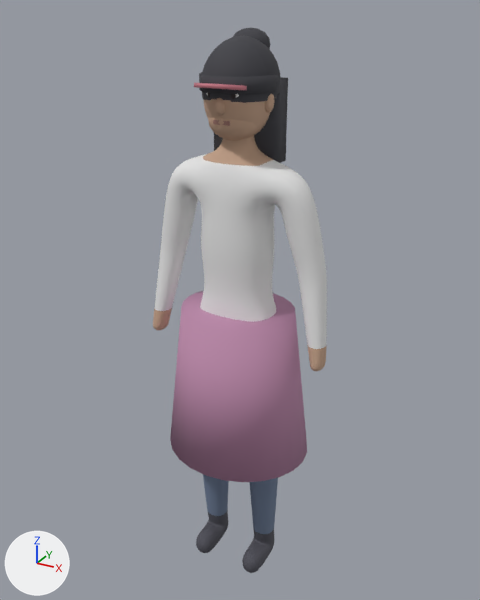
Before and after pictures for a commit that changed the glTF model assets/models/characters/person.glb.
Camera for both pictures: a camera (50 mm lens) standing at (0.956, -1.725, 1.9) and looking at (-0.014, 0.039, 1.019). Lighting does not change. The marker at lower left points along +X, +Y and +Z. The older version comes first.

The first picture shows 'Body', 'Hair_beanie', 'Hair_doek', 'Hair_long', 'Head', 'Skirt' and 2 more.
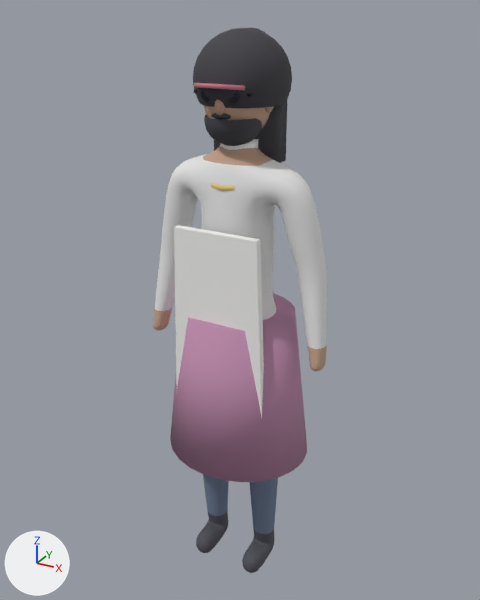
Patch to the scene script:
```diff
--- a/assets/models/characters/person.glb.py
+++ b/assets/models/characters/person.glb.py
@@ mat_acc_lens @@
+mat_acc_lens = principled_material('acc_lens')
+mat_acc_lens.base_color = (0.02, 0.02, 0.03)  # dark grey #272730
+mat_acc_lens.roughness = 0.85
@@ mat_acc_frame @@
+mat_acc_frame = principled_material('acc_frame')
+mat_acc_frame.base_color = (0.03, 0.03, 0.035)  # dark grey #303035
+mat_acc_frame.roughness = 0.85
@@ mat_acc_white @@
+mat_acc_white = principled_material('acc_white')
+mat_acc_white.base_color = (0.95, 0.95, 0.93)  # white #f9f9f7
+mat_acc_white.roughness = 0.85
@@ mat_acc_gold @@
+mat_acc_gold = principled_material('acc_gold')
+mat_acc_gold.base_color = (0.8, 0.6, 0.2)  # yellow #e7cb7c
+mat_acc_gold.roughness = 0.85
@@ mat_apron @@
+mat_apron = principled_material('apron')
+mat_apron.base_color = (0.9, 0.9, 0.88)  # white #f3f3f1
+mat_apron.roughness = 0.85
@@ me_sphere_008 @@
+me_sphere_008.from_pydata(...)  # 201 vertices, 380 faces; spans x -0.14..0.14, y -0.12..0.18, z 1.65..1.85
+me_sphere_008.materials.append(mat_hair)  # dark grey #3f3f45
@@ me_acc_sunglasses @@
+me_acc_sunglasses.from_pydata(...)  # 148 vertices, 276 faces; spans x -0.088..0.088, y -0.108..0.005, z 1.664..1.7
+# faces by material slot: [240, 36]
+me_acc_sunglasses.materials.append(mat_acc_lens)  # dark grey #272730
+me_acc_sunglasses.materials.append(mat_acc_frame)  # dark grey #303035
@@ me_acc_moustache @@
+me_acc_moustache.from_pydata(...)  # a UV sphere (10 segments, 6 rings, poles along z) spanning x -0.0304..0.0304, y -0.105..-0.085, z 1.618..1.636
+me_acc_moustache.materials.append(mat_hair)  # dark grey #3f3f45
@@ me_cylinder_002 @@
+me_cylinder_002.from_pydata(...)  # a 16-sided cylinder along z spanning x -0.056..0.056, y -0.05..0.066, z 1.521..1.549
+me_cylinder_002.materials.append(mat_acc_white)  # white #f9f9f7
@@ me_torus @@
+me_torus.from_pydata(...)  # 96 vertices, 192 faces; spans x -0.099..0.099, y -0.098..0.068, z 1.414..1.496
+me_torus.materials.append(mat_acc_gold)  # yellow #e7cb7c
@@ me_acc_beard @@
+me_acc_beard.from_pydata(...)  # 149 vertices, 276 faces; spans x -0.085..0.085, y -0.11..0.06, z 1.535..1.635
+me_acc_beard.materials.append(mat_hair)  # dark grey #3f3f45
@@ me_cube_010 @@
+me_cube_010.from_pydata([(-0.161, -0.137, 0.7), (-0.139, -0.144, 1.3), (-0.161, -0.113, 0.7), (-0.139, -0.12, 1.3), (0.161, -0.137, 0.7), (0.139, -0.144, 1.3), (0.161, -0.113, 0.7), (0.139, -0.12, 1.3)], [], [(0, 1, 3), (0, 3, 2), (2, 3, 7), (2, 7, 6), (6, 7, 5), (6, 5, 4), (4, 5, 1), (4, 1, 0), (2, 6, 4), (2, 4, 0), (7, 3, 1), (7, 1, 5)])
+me_cube_010.materials.append(mat_apron)  # white #f3f3f1
@@ ob_hair_afro @@
+ob_hair_afro = bpy.data.objects.new('Hair_afro', me_sphere_008)
+ob_hair_afro.location = (0.0, 0.0, 0.0)
@@ ob_acc_sunglasses @@
+ob_acc_sunglasses = bpy.data.objects.new('Acc_sunglasses', me_acc_sunglasses)
+ob_acc_sunglasses.location = (0.0, 0.0, 0.0)
@@ ob_acc_moustache @@
+ob_acc_moustache = bpy.data.objects.new('Acc_moustache', me_acc_moustache)
+ob_acc_moustache.location = (0.0, 0.0, 0.0)
@@ ob_acc_collar @@
+ob_acc_collar = bpy.data.objects.new('Acc_collar', me_cylinder_002)
+ob_acc_collar.location = (0.0, 0.0, 0.0)
@@ ob_acc_chain @@
+ob_acc_chain = bpy.data.objects.new('Acc_chain', me_torus)
+ob_acc_chain.location = (0.0, 0.0, 0.0)
@@ ob_acc_beard @@
+ob_acc_beard = bpy.data.objects.new('Acc_beard', me_acc_beard)
+ob_acc_beard.location = (0.0, 0.0, 0.0)
@@ ob_acc_apron @@
+ob_acc_apron = bpy.data.objects.new('Acc_apron', me_cube_010)
+ob_acc_apron.location = (0.0, 0.0, 0.0)
```

Pixel boxes (x1, y1, x2, y2) of what changed, in the pictures (480 x 600 px):
'Acc_apron', added: after (174, 225, 264, 418)
'Hair_afro', added: after (193, 28, 292, 108)
'Acc_beard', added: after (204, 115, 262, 146)
'Acc_collar', added: after (220, 139, 258, 150)
'Acc_sunglasses', added: after (194, 89, 252, 103)
    faces in mat_acc_lens (dark grey #272730): (200, 91, 240, 103)
'Acc_chain', added (mostly hidden): after (211, 183, 235, 191)
'Acc_moustache', added: after (211, 113, 231, 119)
'Hair_beanie', unchanged, covered by the edit: before (199, 39, 279, 94)
'Head', unchanged, covered by the edit: before (203, 94, 274, 140); after (204, 100, 274, 128)
